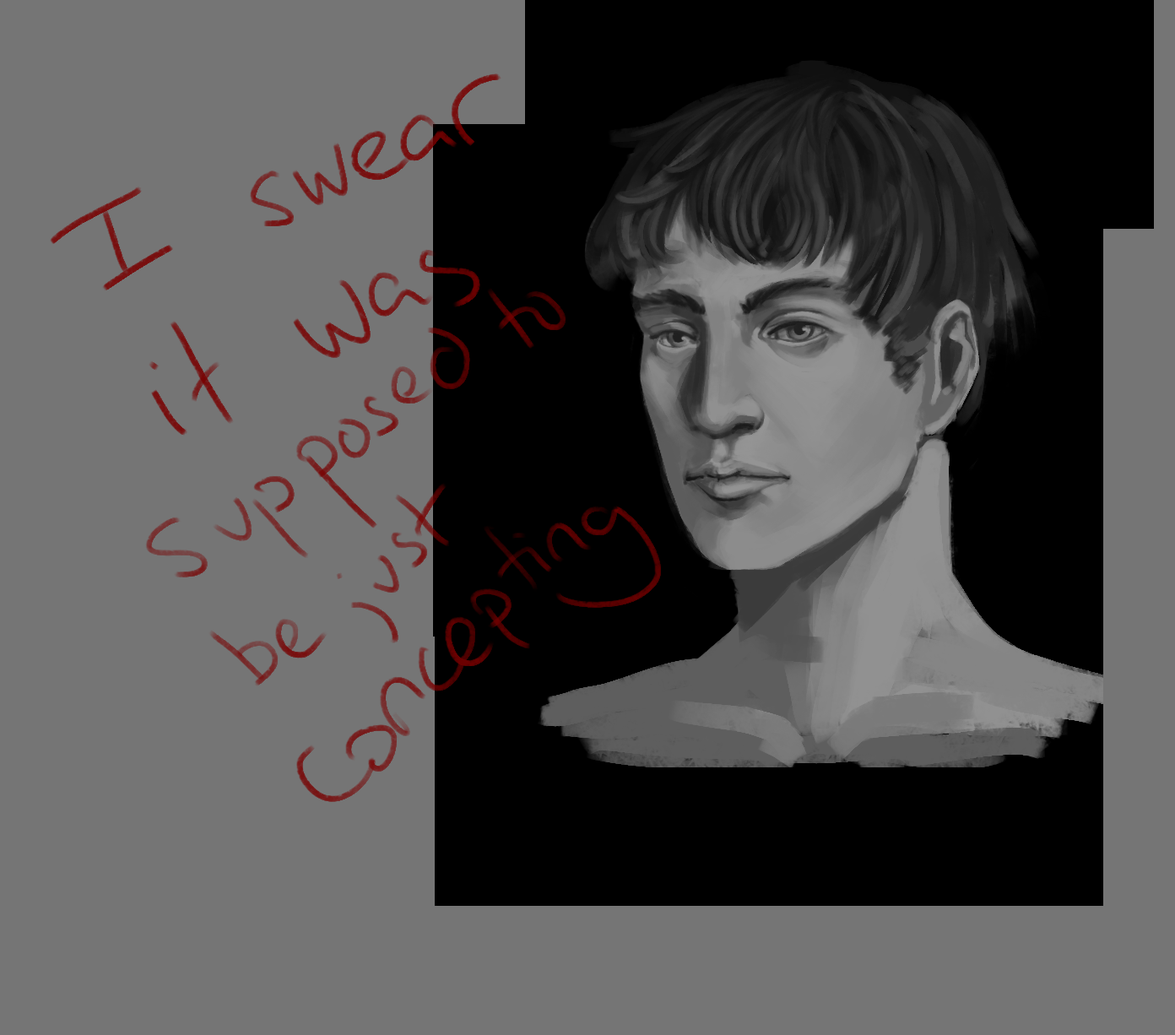
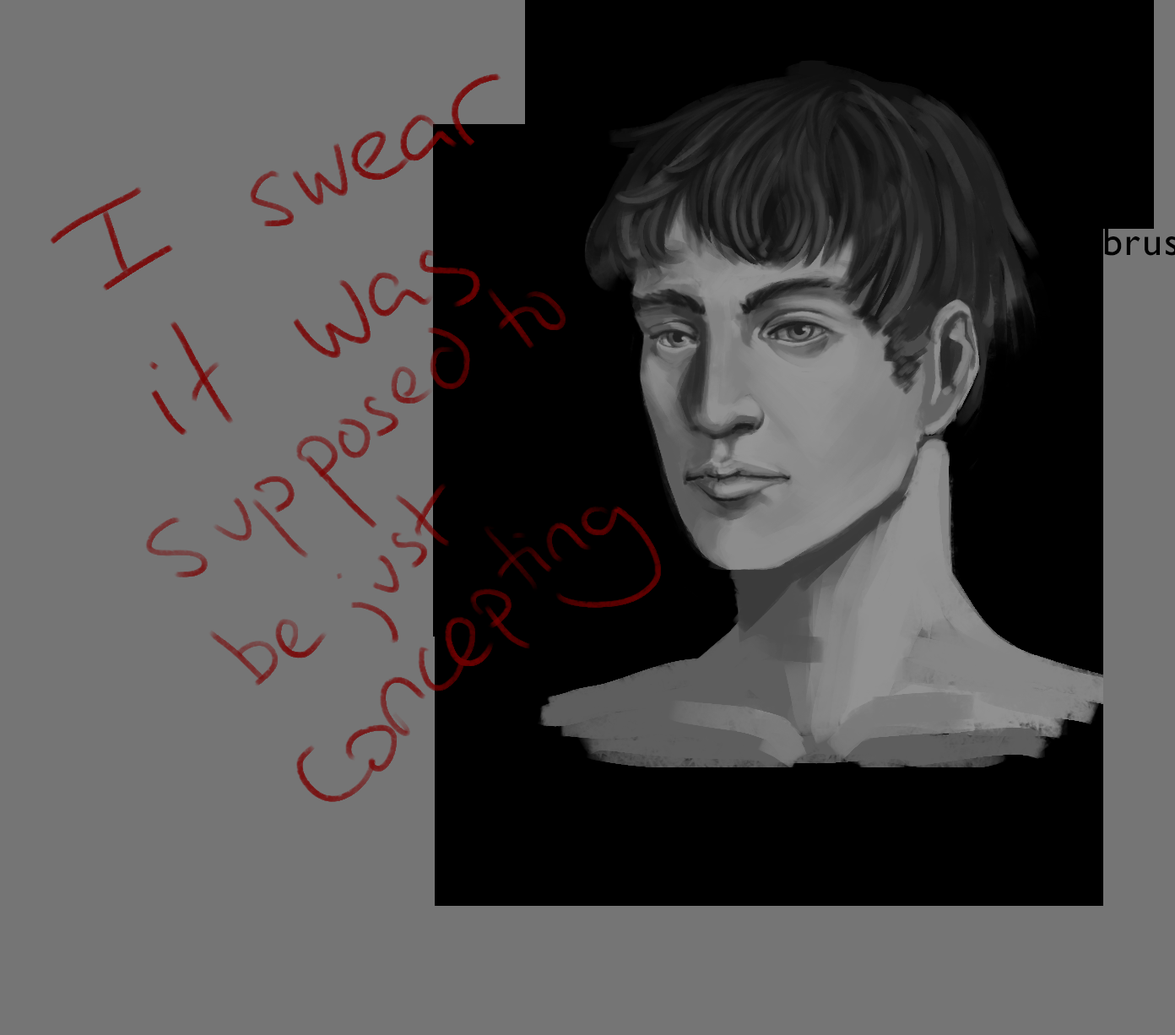
Comparing the layer stacks of the two (1175, 1035) images. Changes:
added layer "sampled brush 7 1" above "Layer 76" over (1103, 228, 1175, 256)
